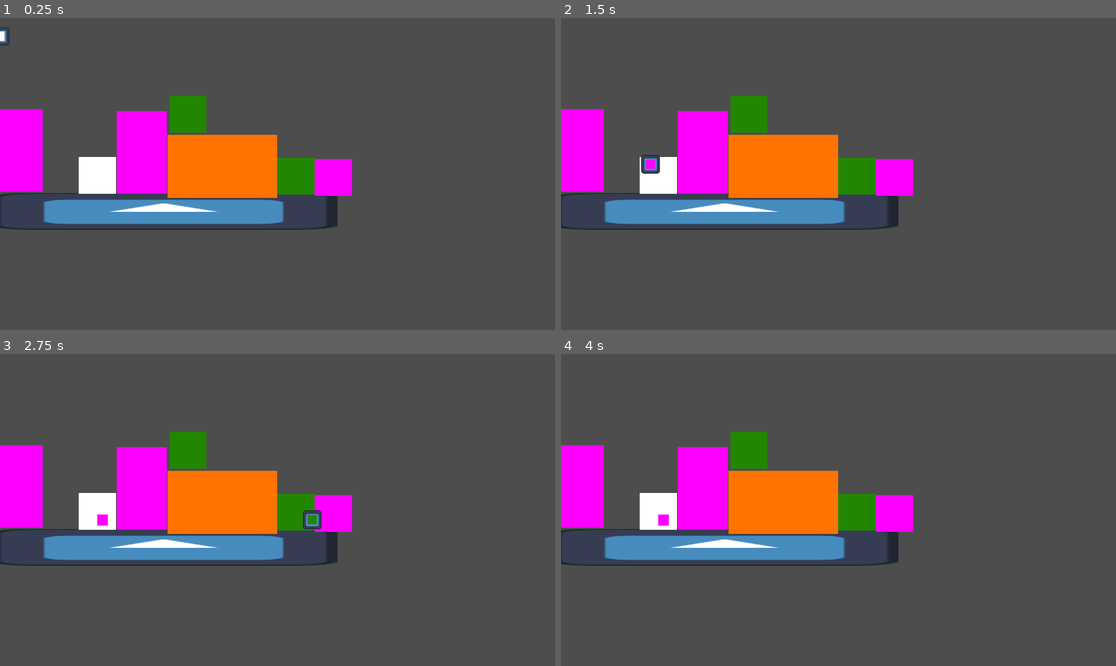
Above: before the commit, frames 1-4 (two rows, left to right).
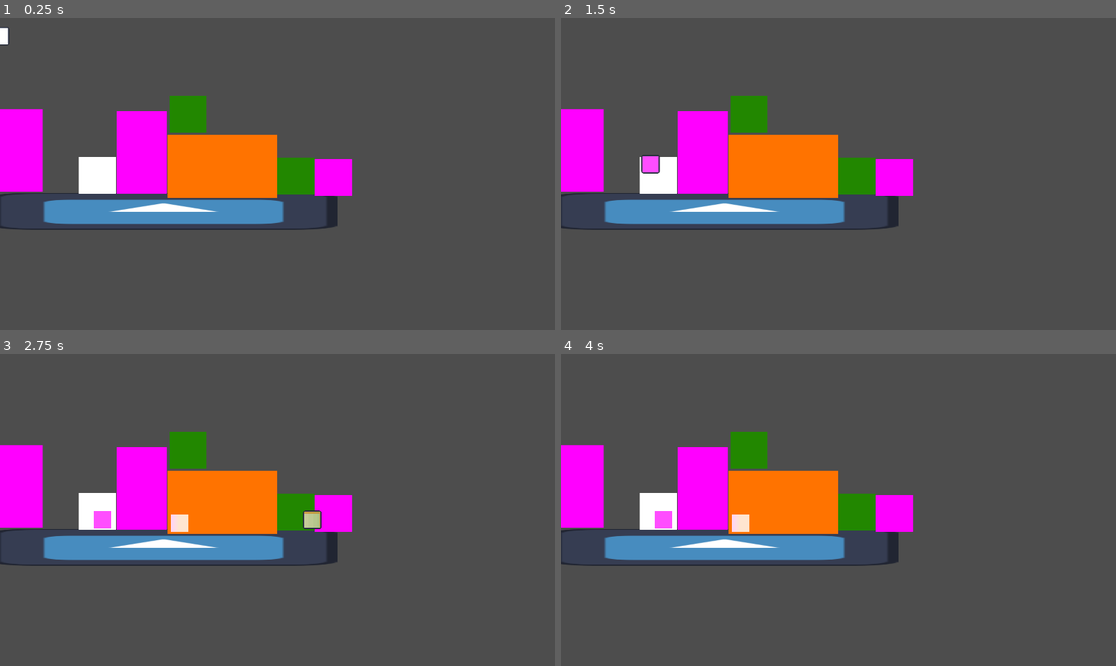
Above: after the commit, the same moments.

Repository: jacob-w-bonner/GGJ-2026
Game: Godot game, scene res://Scenes/colour_gym.tscn
Two runs of this game, one before a commit and one after it. Both use one fixed random seed, a clock stepped at 60 frames per second and the inputs below. This scene is started directly instead of the project's main scene. The engine's default icon, where the game draws it, is replaced by a stand-in: a white triangle on a blue panel in a dark square.
Inputs:
- Up to frame 1 (0.25 s): no input
- Up to frame 2 (1.5 s): tap Enter (splat) at 0.5 s; hold D (move_right) 0.53-1.28 s; hold - (absorb) 0.53-1.28 s; tap Space at 0.77 s; tap = (equalize) at 0.8, 1.35 s; hold S (move_down) from 1.28 s (still down)
- Up to frame 3 (2.75 s): tap Space at 1.52 s; tap Enter (splat) at 1.55, 2.1 s; release S (move_down) at 2.03 s; hold D (move_right) from 2.03 s (still down); hold - (absorb) from 2.03 s (still down)
- Up to frame 4 (4 s): release D (move_right) at 2.78 s; release - (absorb) at 2.78 s; hold W (move_up) 2.78-3.53 s; tap - (absorb) at 2.85 s; tap Space at 3.02, 3.77 s; tap = (equalize) at 3.05 s; hold A (move_left) from 3.53 s (still down); hold = (equalize) from 3.53 s (still down); tap Enter (splat) at 3.8 s

The runs differ from the first frame. In frame 1, less than 0.1% of the frame differs, in the area x 0-2%, y 3-9%; in frame 2, 0.2%; in frame 3, 0.5%, in the area x 16-58%, y 50-58%; in frame 4, 0.4%.

Commit message:
Added Gradients to Absorb and Equalize

Diff:
--- a/ggj-2026/Scripts/colour_cell.gd
+++ b/ggj-2026/Scripts/colour_cell.gd
@@ -7,7 +7,9 @@
 var _absorb: Color
 var _last_absorbable_colour_entered:AbsorbableColor = null
 
-var is_colliding = false
+const CHANGE_SPEED 		= 3.0
+const DURATION = 20.0
+var elapsed_time		= 0.0
 
 @onready var splat_scene = preload("res://Scenes/absorbable_colour.tscn")
 
@@ -44,9 +46,50 @@
 	# Absorbing the colour
 	if Input.is_action_pressed("absorb"):
 
-		# Changing colours
-		_colour.color 				 = _absorb
-		#print(_colour.color)
+		# Absorbing the colour
+		absorb_colour(delta)
+		## Getting the distance between the colours
+		#var dist  	  = sqrt(pow(_colour.color.r - _absorb.r, 2) + pow(_colour.color.g - _absorb.g, 2) + pow(_colour.color.b - _absorb.b, 2))
+#
+		## Speed calculation
+		#var speed 	  = CHANGE_SPEED * clamp(dist, 0.0, 1.0)
+#
+		## Interpolate towards the colour
+		#_colour.color = _colour.color.lerp(_absorb, speed * delta)
+		#elapsed_time  = 0.0
+#
+		##
+		#if dist < 0.01:
+			#dist = 0.0
+
+# Absorbing a colour
+func absorb_colour(delta: float) -> void:
+	# Getting the distance between the colours
+	var dist  	  = sqrt(pow(_colour.color.r - _absorb.r, 2) + pow(_colour.color.g - _absorb.g, 2) + pow(_colour.color.b - _absorb.b, 2))
+
+	# If the distance is very close then just set the colour
+	if dist < 0.1:
+		_colour.color = _absorb
+		return
+
+	# Speed calculation
+	var speed 	  = CHANGE_SPEED * clamp(dist, 0.0, 1.0)
+
+	# Interpolate towards the colour
+	_colour.color = _colour.color.lerp(_absorb, speed * delta)
+	elapsed_time  = 0.0
+
+# Move towards colour
+func towards_colour(target: Color, delta: float) -> void:
+
+	# Incrementing time
+	elapsed_time += delta
+
+	# The ratio of completeness
+	var time	  = clamp(elapsed_time / DURATION, 0.0, 1.0)
+
+	# Setting the colour
+	_colour.color = _colour.color.lerp(target, time)
 
 # Getter for the colour
 func get_colour() -> Color:
@@ -72,6 +115,7 @@
 
 	# Resetting the cell colour
 	_colour.color 	  = Globals.DEFAULT_COL
+	elapsed_time	  = 0.0
 
 # Detecting entering another area
 func _on_area_entered(area: Area2D):
--- a/ggj-2026/Scripts/colour_cells.gd
+++ b/ggj-2026/Scripts/colour_cells.gd
@@ -10,11 +10,11 @@
 	self.create_colour_cells()
 
 # Called every frame. 'delta' is the elapsed time since the previous frame.
-func _process(_delta: float) -> void:
+func _process(delta: float) -> void:
 
 	# Checking if the player wants to average the colours
 	if Input.is_action_pressed("equalize"):
-		average_colour_cells()
+		average_colour_cells(delta)
 
 	# Releasing the absorbed colour behind the cell
 	if Input.is_action_just_pressed("splat"):
@@ -49,7 +49,7 @@
 			_colour_cells.append(new_cell)
 
 # Averaging the colours of all the cells
-func average_colour_cells() -> void:
+func average_colour_cells(delta: float) -> void:
 
 	# Array of all the colours
 	var cols: Array[Color] = []
@@ -63,7 +63,7 @@
 
 	# Setting each of the cell colours
 	for cell in _colour_cells:
-		cell.set_colour(col_avg)
+		cell.towards_colour(col_avg, delta)
 
 # Called to blend colours in an array
 func blend_colours(colours: Array[Color]):
--- a/ggj-2026/Scripts/globals.gd
+++ b/ggj-2026/Scripts/globals.gd
@@ -5,7 +5,7 @@
 const PLAYER_Y: 	float 	= 16.0
 
 # Scale for the player
-const PLAYER_SCALE: Vector2 = Vector2(2, 2)
+const PLAYER_SCALE: Vector2 = Vector2(3.5, 3.5)
 
 # Default colour
 var DEFAULT_COL: 	Color 	= Color(1.0, 1.0, 1.0, 1.0)
